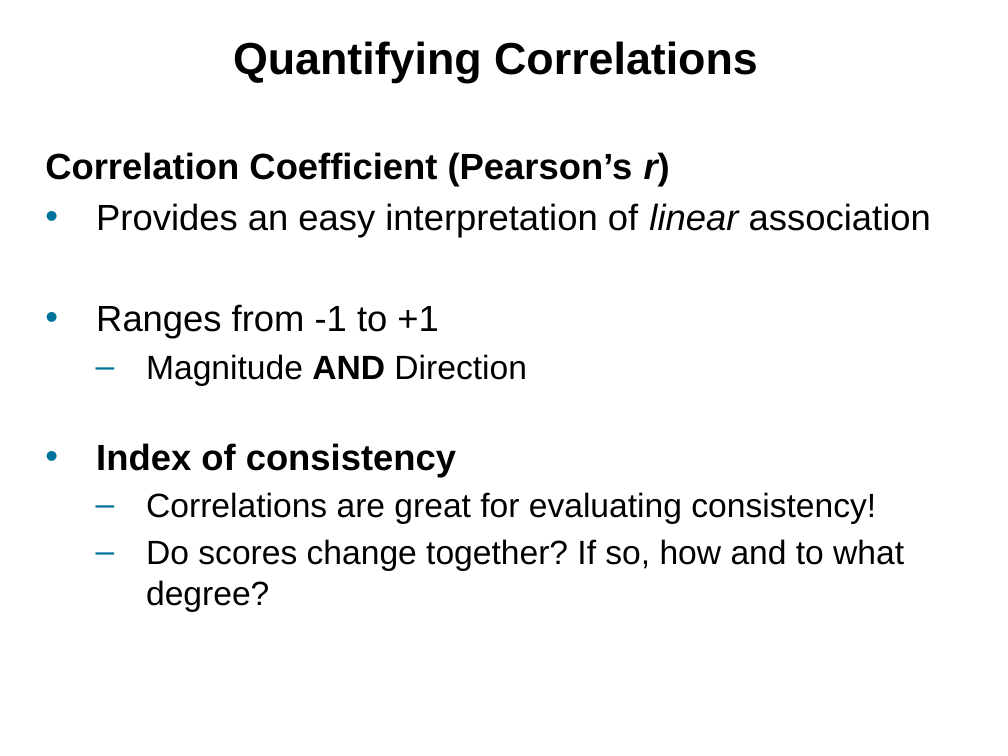
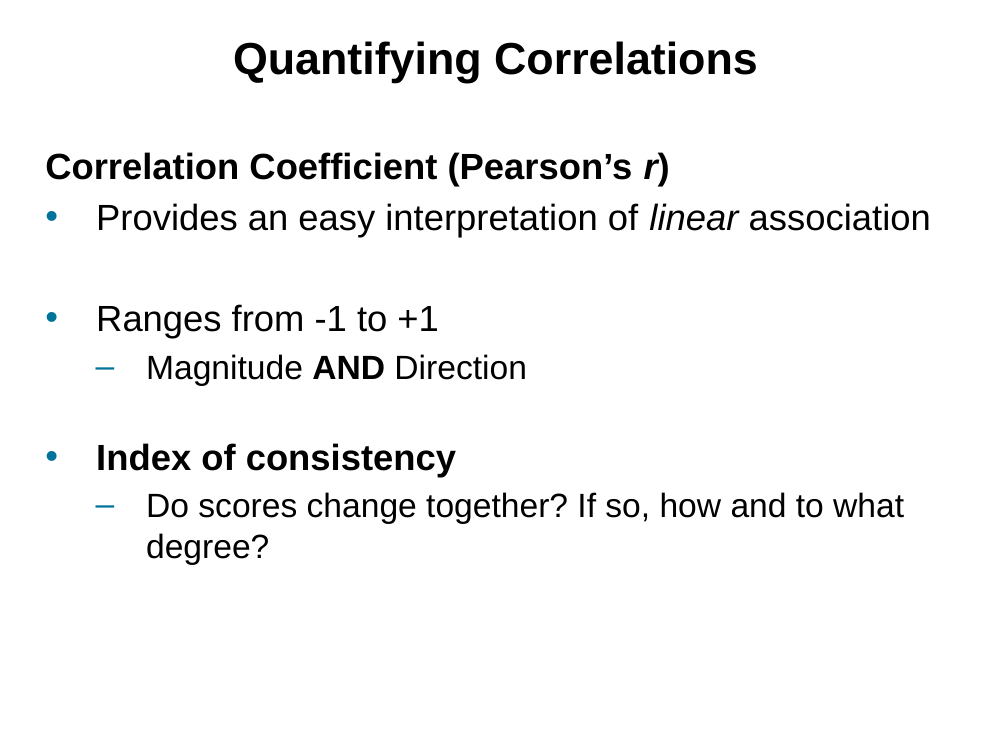
Before and after one commit to npm27/Teaching-Materials, a slide deck: slide 9 of Research Methods/Slides/Chapter 12.pptx (slide 12 before the commit). Drawn at 1008x756 pixels with LibreOffice and Linux fonts; fonts in the diff are those of the drawing. Boxes give left, top, right and bottom in pixels: in the first picture for what was removed or moved away, otherwise in the second. Text is boxed around its words. In the diff, an @@ line names an element or a change of style, - is before the commit and + after.

```diff
--- a/Research Methods/Slides/Chapter 12.pptx
+++ b/Research Methods/Slides/Chapter 12.pptx
@@ text at (x1=146, y1=492, x2=876, y2=524): paragraph removed @@
-  – Correlations are great for evaluating consistency!
```
Also in this commit, not shown: 5 other slides changed, 9 slides added, 2 slides removed, 1 other file.
